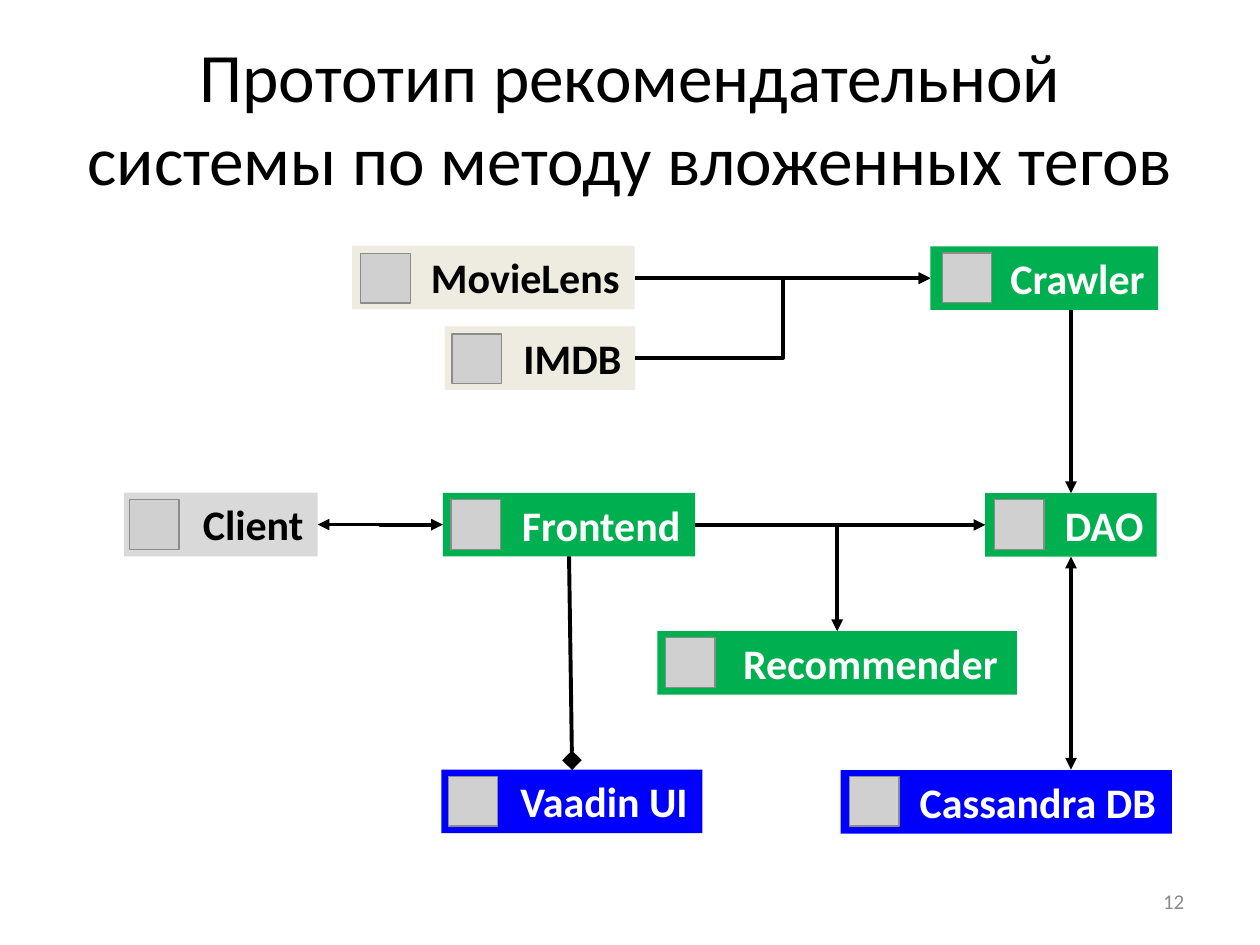
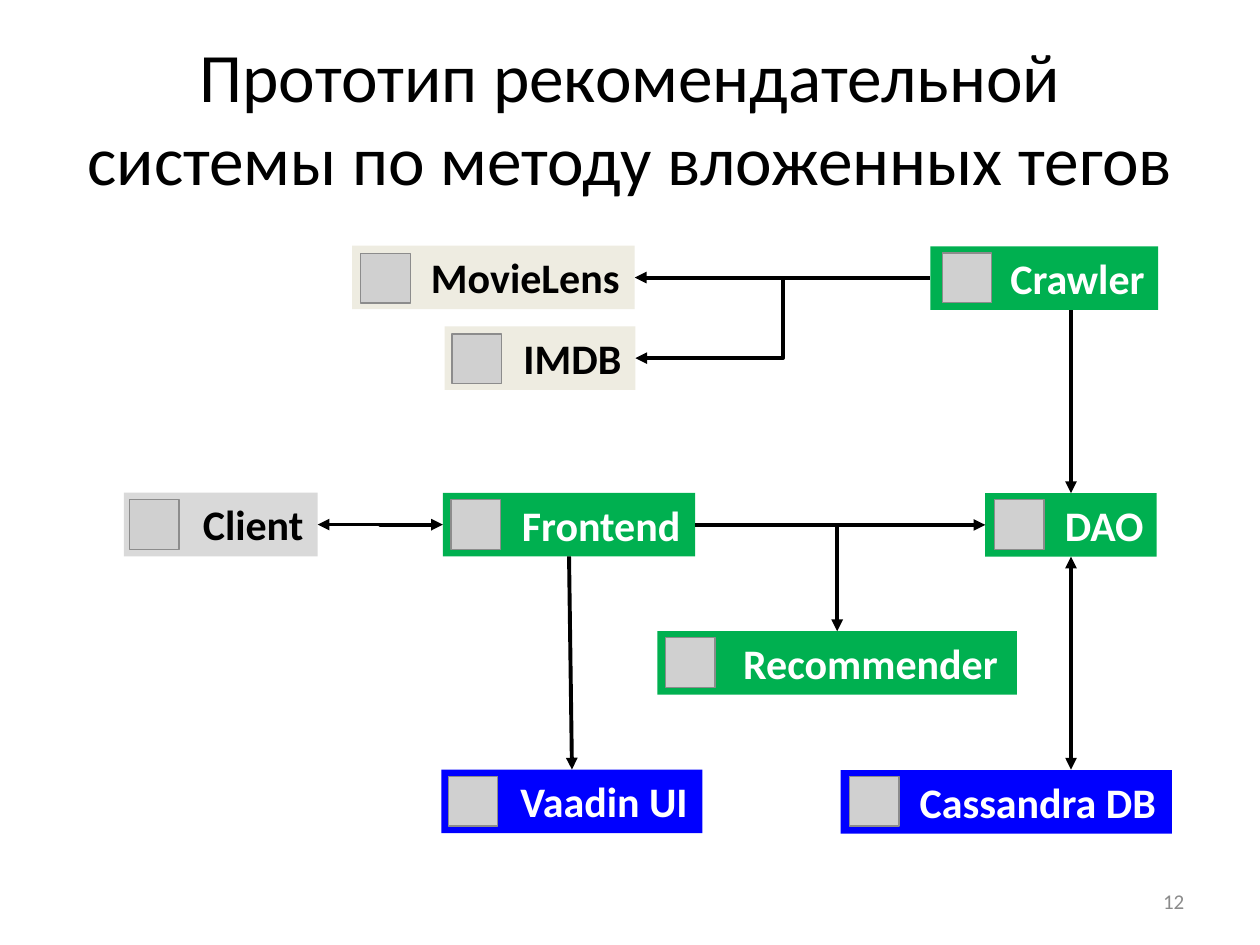
Before and after one commit to Otann/diploma, a slide deck: slide 12 of slides.pptx. Drawn at 1260x945 pixels with LibreOffice and Linux fonts; fonts in the diff are those of the drawing; grey boxes stand for pictures. Boxes give left, top, right and bottom in pixels: in the first picture for what was removed or moved away, otherwise in the second. Text is boxed around its words. In the diff, an @@ line names an element or a change of style, - is before the commit and + after.

```diff
--- a/slides.pptx
+++ b/slides.pptx
@@ elbow arrow (635, 358) - (930, 278): arrowheads changed @@
@@ elbow arrow (635, 277) - (930, 278): arrowheads changed @@
@@ arrow moved from (570, 557) - (572, 760) to (570, 557) - (572, 770) @@
@@ arrow (570, 557) - (572, 770): arrowheads changed @@
```
Also in this commit, not shown: 6 other slides changed, 11 other files.
